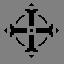
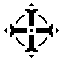
Layer changes from the first 64 × 64 image to the second:
hid "Background" over [0, 0, 64, 64]
